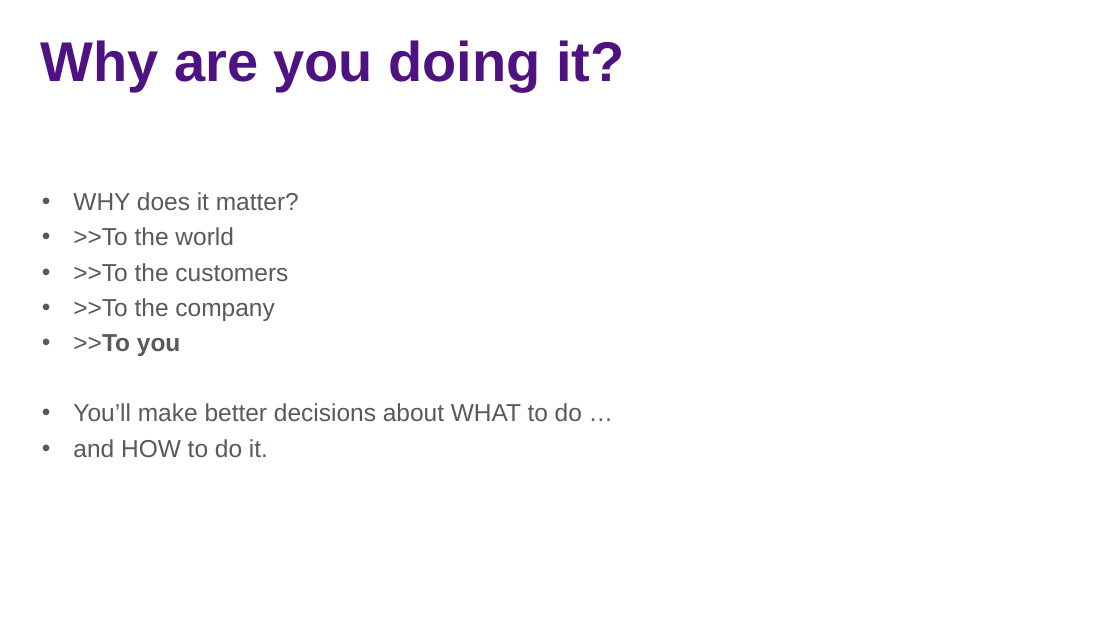
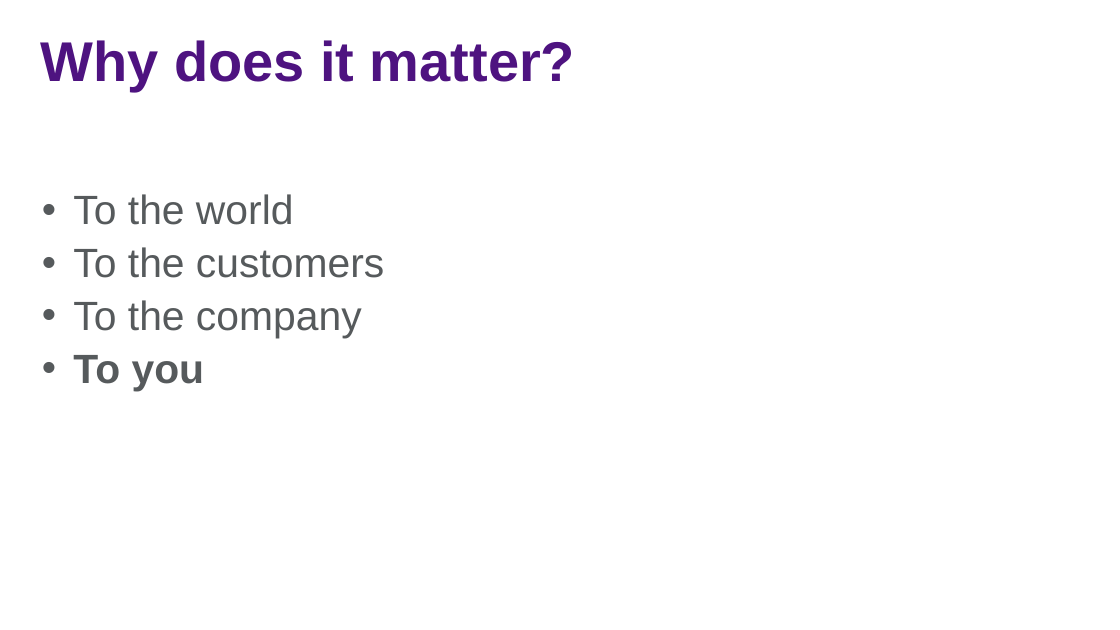
Before and after one commit to jasonjwood/presentations, a slide deck: slide 7 of InFusion2016 - Getting It Done - Jason Wood.pptx. Drawn at 1120x630 pixels with LibreOffice and Linux fonts; fonts in the diff are those of the drawing; background and template pictures are left out. Boxes give left, top, right and bottom in pixels: in the first picture for what was removed or moved away, otherwise in the second. Text is boxed around its words. In the diff, an @@ line names an element or a change of style, - is before the commit and + after.

```diff
--- a/InFusion2016 - Getting It Done - Jason Wood.pptx
+++ b/InFusion2016 - Getting It Done - Jason Wood.pptx
@@ title at [41, 40, 575, 91]: text changed @@
-Why are you doing it?
+Why does it matter?
@@ text at [73, 194, 384, 391]: text changed; size 21 to 35 pt @@
-• WHY does it matter?
-• >>To the world
-• >>To the customers
-• >>To the company
-• >>To you
-• You’ll make better decisions about WHAT to do …
-• and HOW to do it.
+• To the world
+• To the customers
+• To the company
+• To you
```
Also in this commit, not shown: 13 other slides changed.
